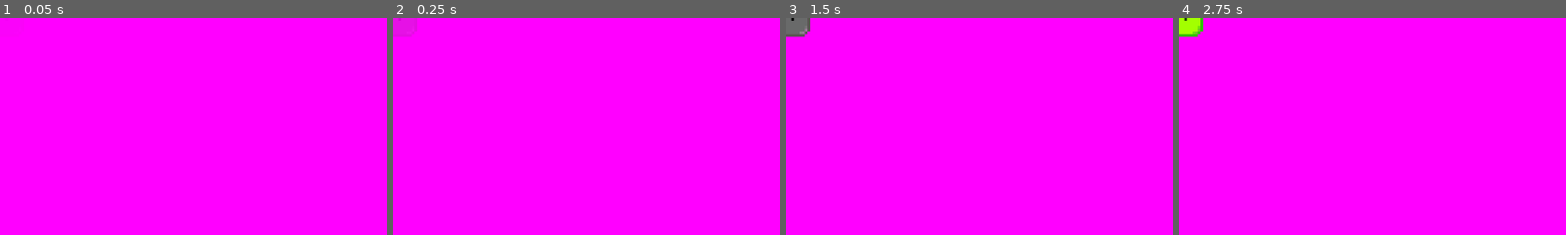
Above: before the commit, frames 1-4 (left to right).
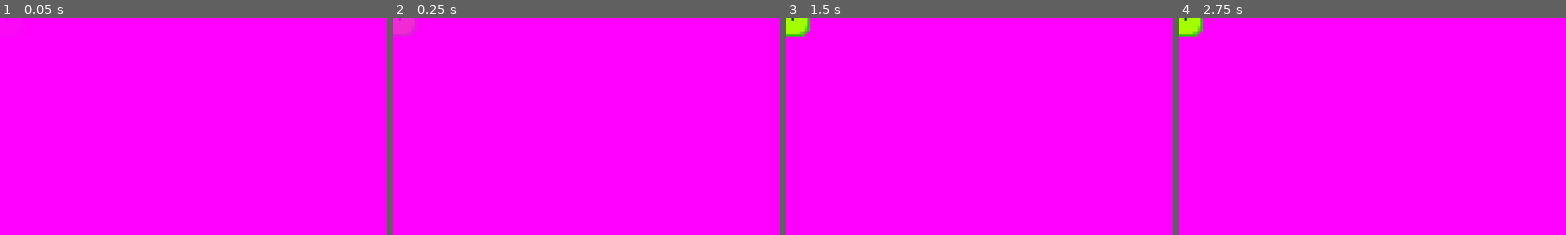
Above: after the commit, the same moments.

Repository: zwack32/crypt_of_the_silver_phoenix
Game: Godot game, scene res://scenes/slime.tscn
Two runs of this game, one before a commit and one after it. Both use one fixed random seed, a clock stepped at 60 frames per second and the inputs below. This scene is started directly instead of the project's main scene.
Inputs (mouse positions are % of the whole screen's width and height, from its top left):
- Up to frame 1 (0.05 s): no input
- Up to frame 2 (0.25 s): no input
- Up to frame 3 (1.5 s): move the mouse to (72, 45) at 0.52 s; hold D (move_right) 0.53-1.28 s; click (72, 45) at 0.6 s; move the mouse to (30, 55) at 1.27 s; hold S (move_down) from 1.28 s (still down); tap E (pick_up) at 1.35 s
- Up to frame 4 (2.75 s): tap Enter at 2 s; move the mouse to (60, 28) at 2.02 s; release S (move_down) at 2.03 s; hold D (move_right) from 2.03 s (still down); right-click (60, 28) at 2.1 s
The pictures show only the part of the screen within x 0-50%, y 0-50%; the shares and areas given below are measured in that part.

The runs differ from the first frame. In frame 2, 0.3% of the frame differs, in the area x 0-6%, y 0-8%; in frame 3, 0.5%, in the area x 0-7%, y 0-9%; in frame 4, nothing differs.
Error in both runs: Invalid access to property or key 'position' on a base object of type 'Nil'. (res://character_scripts/slime.gd:91)

Commit message:
Fix slime again

Diff:
--- a/scenes/slime.tscn
+++ b/scenes/slime.tscn
@@ -231,7 +231,7 @@
 texture_filter = 1
 scale = Vector2(4, 4)
 sprite_frames = SubResource("SpriteFrames_8sqte")
-animation = &"Slime_die"
+animation = &"Slime_idle"
 
 [node name="DeathTimer" type="Timer" parent="."]
 wait_time = 30.0
